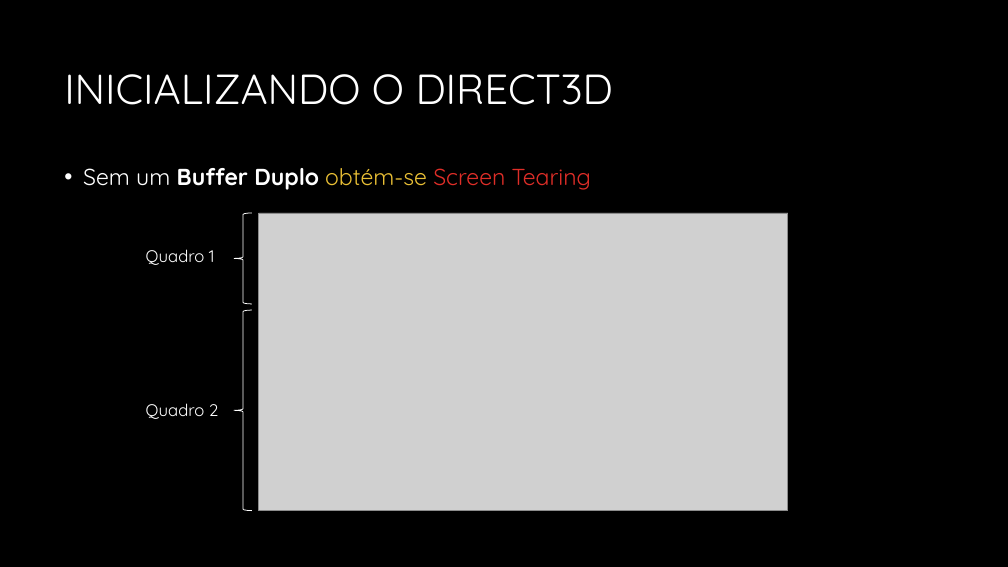
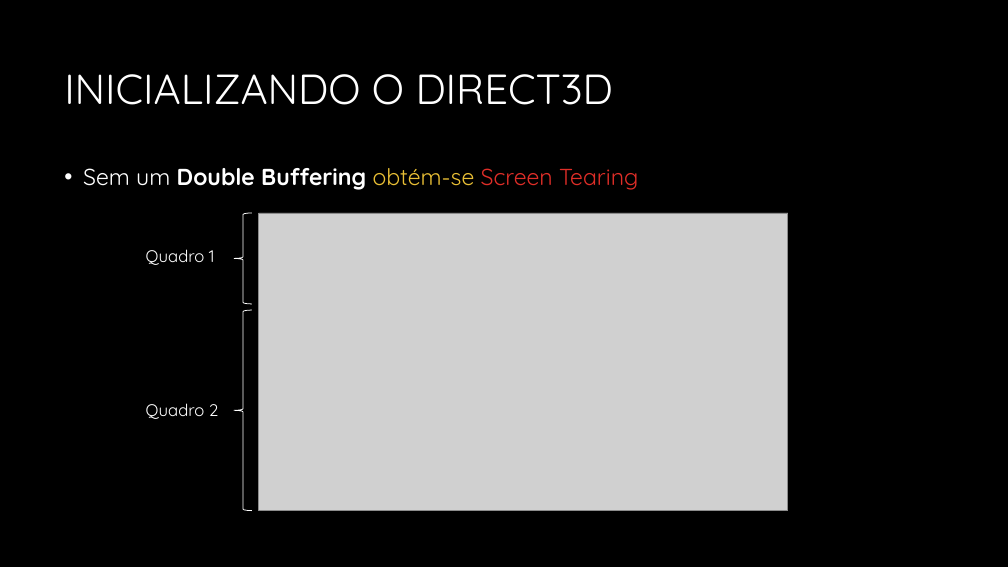
Before and after one commit to JudsonSS/CG, a slide deck: slide 7 of Slides/06. Inicialização do Direct3D.pptx (slide 4 before the commit). Drawn at 1008x567 pixels with LibreOffice and Linux fonts; fonts in the diff are those of the drawing; grey boxes stand for pictures; background and template pictures are left out. Boxes give left, top, right and bottom in pixels: in the first picture for what was removed or moved away, otherwise in the second. Text is boxed around its words. In the diff, an @@ line names an element or a change of style, - is before the commit and + after.

```diff
--- a/Slides/06. Inicialização do Direct3D.pptx
+++ b/Slides/06. Inicialização do Direct3D.pptx
@@ text at (83,168,638,190): text changed @@
-• Sem um Buffer Duplo obtém-se Screen Tearing
+• Sem um Double Buffering obtém-se Screen Tearing
```
Also in this commit, not shown: 13 other slides changed, 3 slides added.
